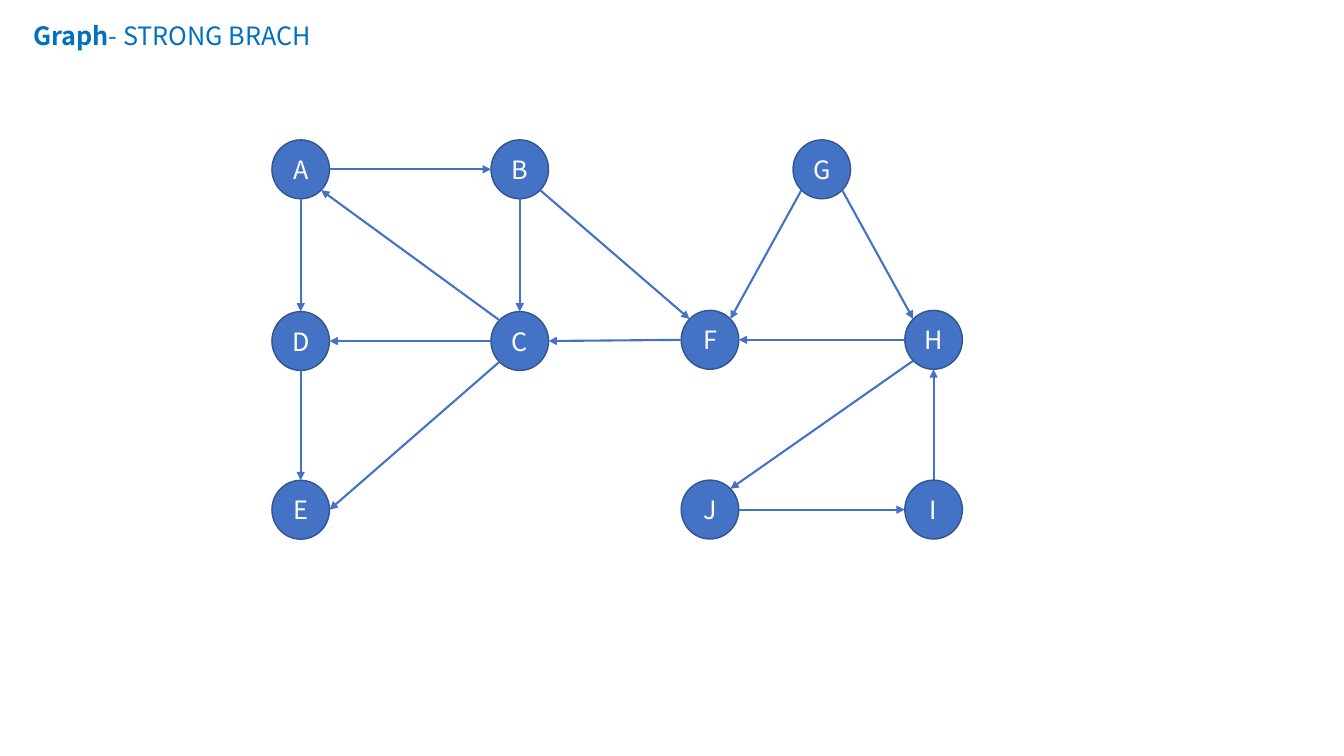
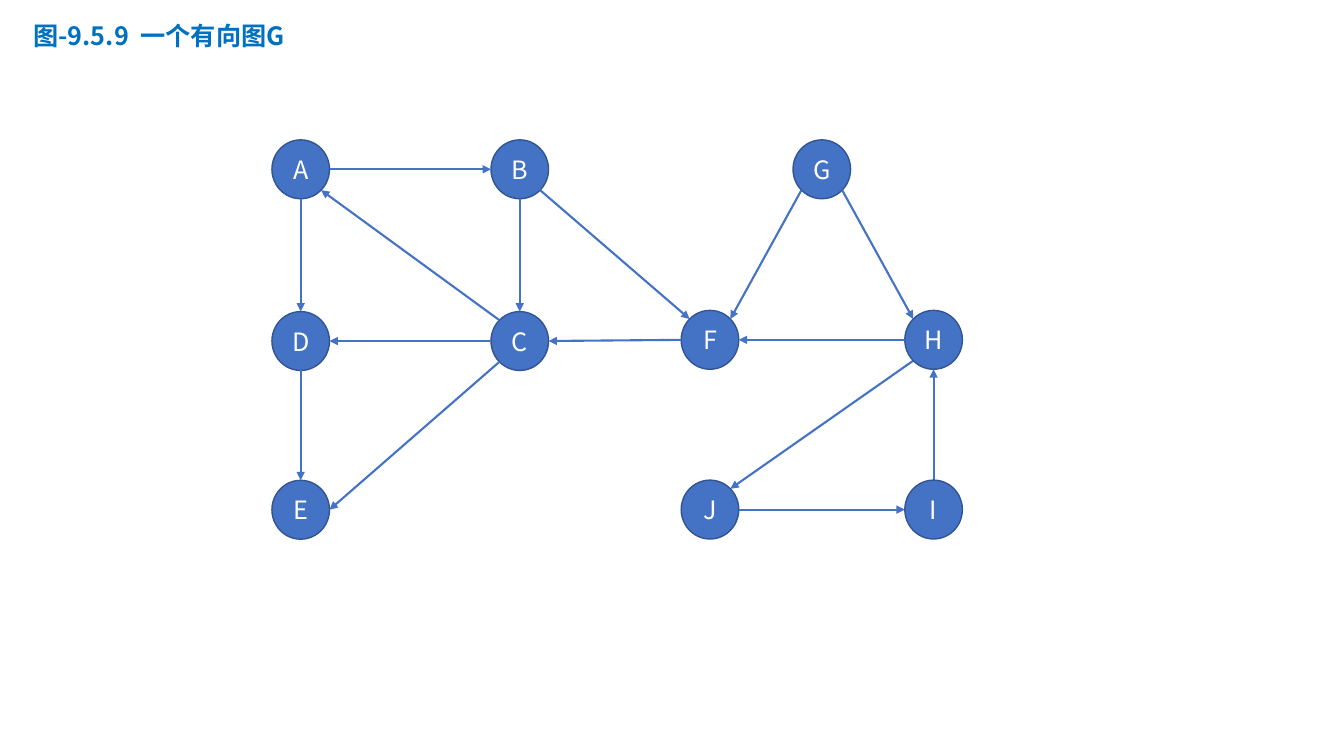
Before and after one commit to online-books/Data-Structures-and-Algorithm-Analysis-in-TS, a slide deck: slide 8 of Assets/visualization.pptx. Drawn at 1344x756 pixels with LibreOffice and Linux fonts; fonts in the diff are those of the drawing. Boxes give left, top, right and bottom in pixels: in the first picture for what was removed or moved away, otherwise in the second. Text is boxed around its words. In the diff, an @@ line names an element or a change of style, - is before the commit and + after.

Commit message:
Strong Component

```diff
--- a/Assets/visualization.pptx
+++ b/Assets/visualization.pptx
@@ text at box(33, 23, 284, 48): text changed; bold on @@
-Graph- STRONG BRACH
+图-9.5.9 一个有向图G
```
Also in this commit, not shown: 1 slide added, 2 slides removed, 3 other files.
